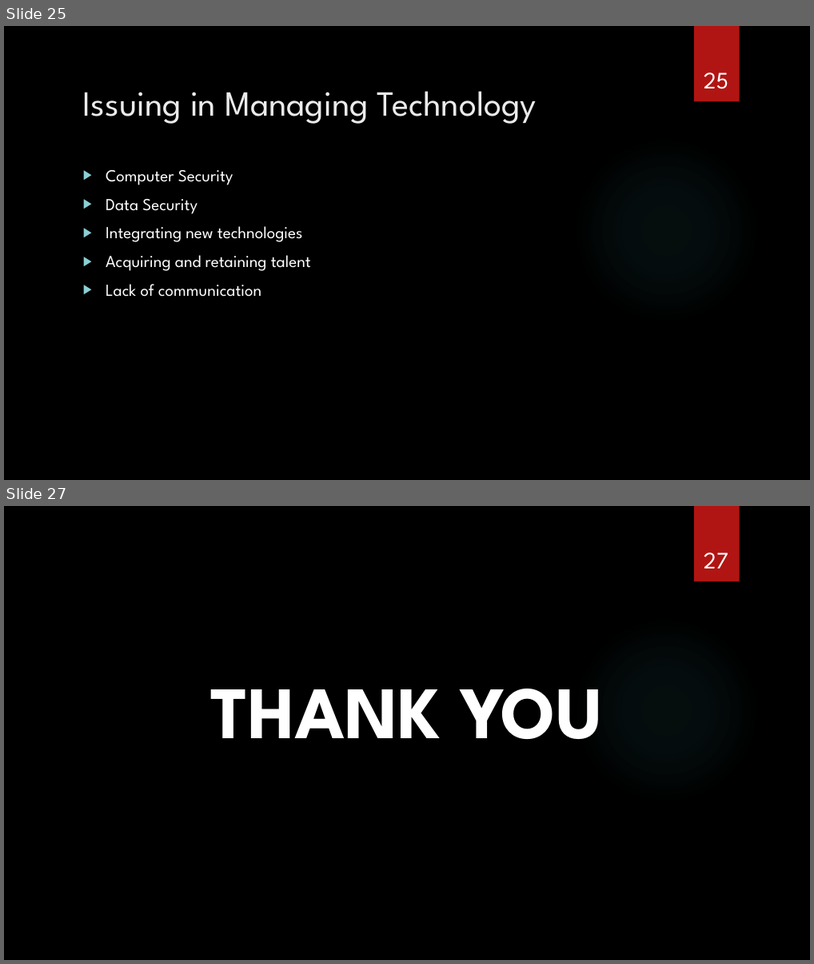
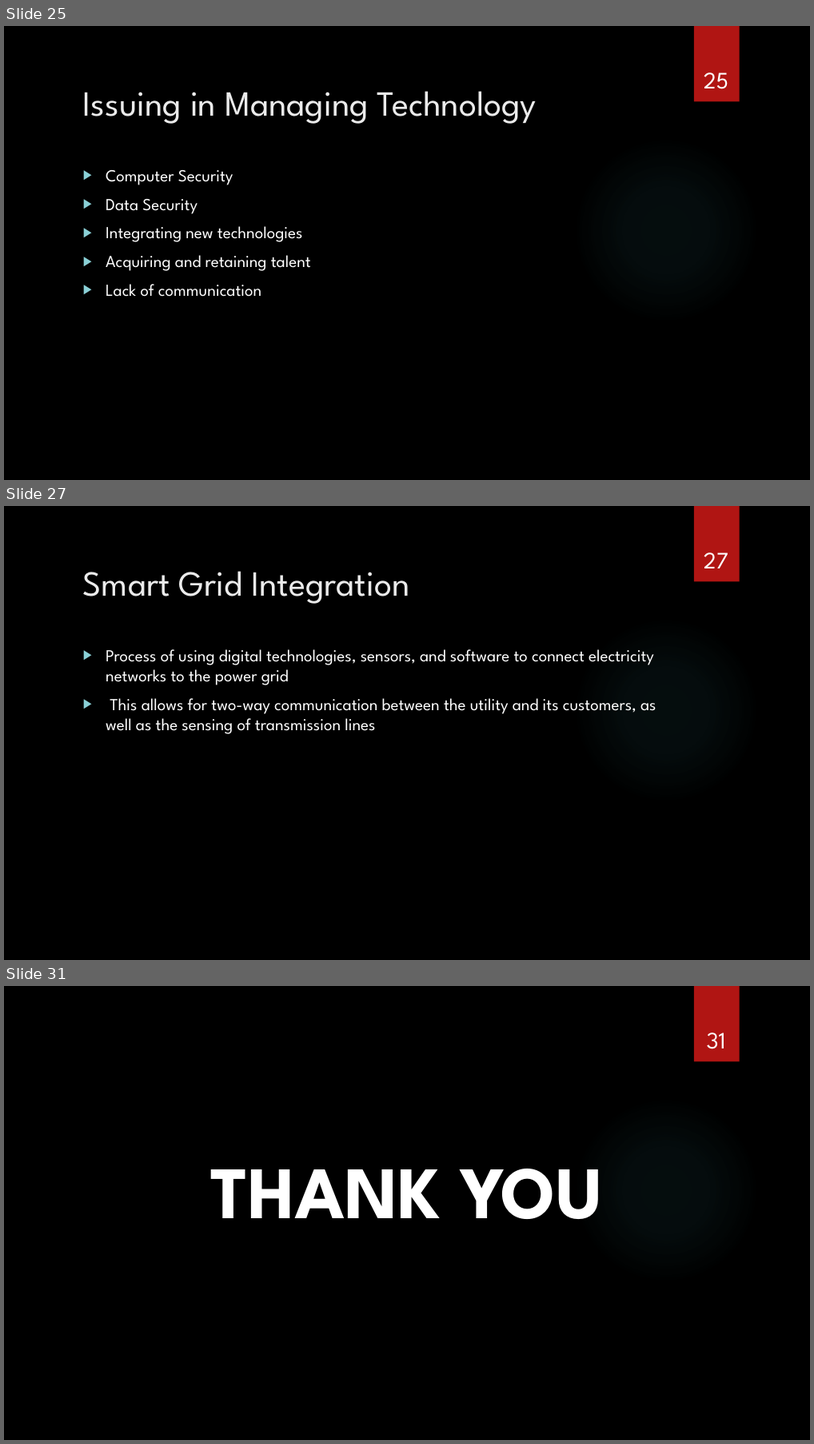
Before and after one commit to spaggiari65/present, a slide deck: Chapter12.pptx. Shown one above the other, each under a label of ours: slides 25 and 27 before the commit, slides 25, 27 and 31 after it; the slides between them are not shown. The pictures are 814x964 and 814x1444 pixels, drawn with LibreOffice and Linux fonts; fonts in the diff are those of the drawing; background and template pictures are left out. Boxes give left, top, right and bottom in pixels: in the first picture for what was removed or moved away, otherwise in the second. Text is boxed around its words. In the diff, an @@ line names an element or a change of style, - is before the commit and + after.

```diff
--- a/Chapter12.pptx
+++ b/Chapter12.pptx
@@ slide 27 added at box(4, 506, 810, 960), background picture (left out); not listed: 2 template elements that a slide beside it also shows @@
@@ page number added at box(704, 552, 729, 568), 28 pt, text #FFFFFF @@
+27
@@ title added at box(83, 571, 410, 604), 42 pt, text #EBEBEB @@
+Smart Grid Integration
@@ text added at box(106, 649, 656, 734), 20 pt, text #FFFFFF @@
+▶ Process of using digital technologies, sensors, and software to connect electricity networks to the power grid
+▶ This allows for two-way communication between the utility and its customers, as well as the sensing of transmission lines
@@ what was slide 27 is now slide 31 @@
@@ page number at box(707, 1032, 726, 1049): text changed @@
-27
+31
```
Also in this commit, not shown: 9 slides changed, 3 other slides added.
